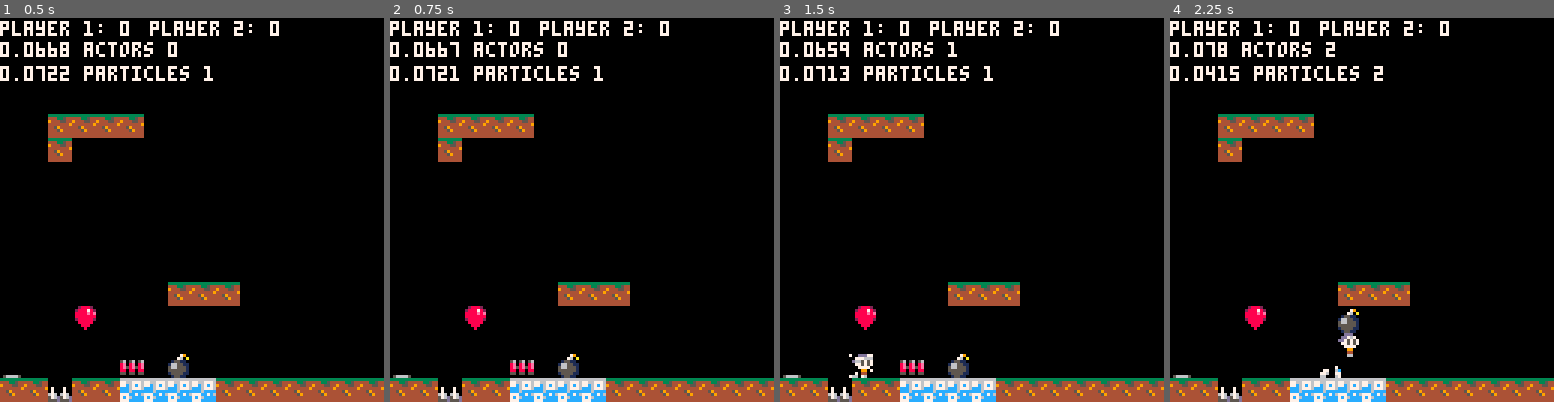
Above: before the commit, frames 1-4 (left to right).
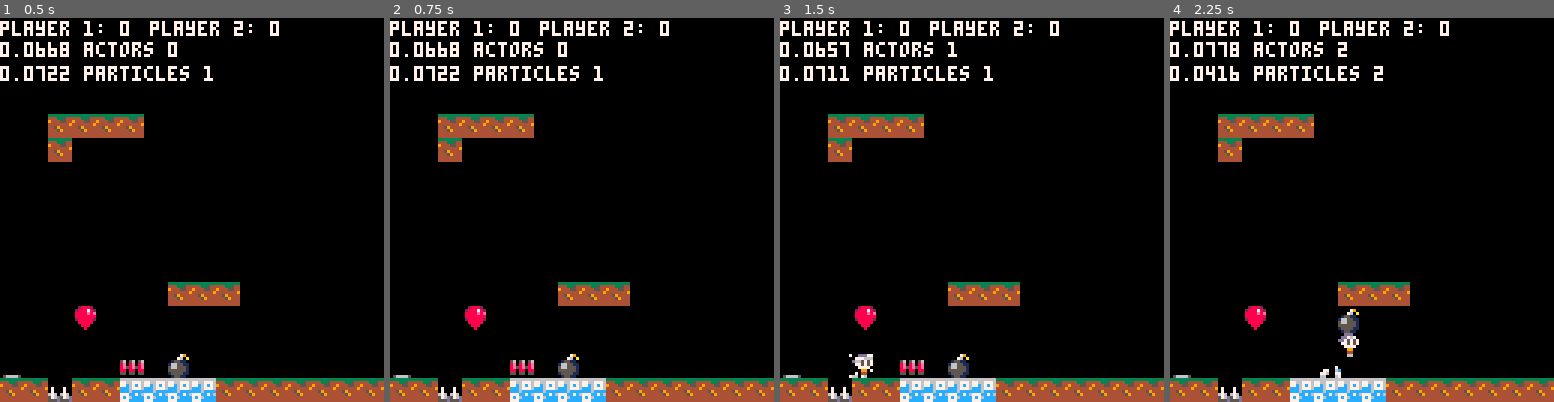
Above: after the commit, the same moments.

Repository: wesen/carts
Game: PICO-8 cartridge games/bump/bump.p8
Same seed, same stepped clock (60 frames per second), same inputs: the game is played once before the commit and once after it.
Inputs:
- Up to frame 1 (0.5 s): tap X (X key) at 0.33 s
- Up to frame 2 (0.75 s): tap O (Z key) at 0.7 s
- Up to frame 3 (1.5 s): tap X (X key) at 1.07 s
- Up to frame 4 (2.25 s): hold Right 1.6-2.1 s; tap O (Z key) at 1.7, 2.1 s; tap X (X key) at 1.85 s; hold Up from 2.15 s (still down)

Frame 1 is identical in both runs. In frame 2, less than 0.1% of the frame differs, in the area x 15-18%, y 7-16%; in frame 3, less than 0.1%; in frame 4, 0.6%, in the area x 12-47%, y 6-16%.

Commit message:
Compute all hitbox in update_bbox for player

Diff:
--- a/games/bump/actors.lua
+++ b/games/bump/actors.lua
@@ -4,7 +4,7 @@
  self.spd_x=0
  self.spd_y=0
  self.is_solid=true
- self.hitbox={x=0,y=0,dimx=8,dimy=8}
+ if (self.hitbox==nil) self.hitbox={x=0,y=0,dimx=8,dimy=8}
  self:update_bbox()
  add(actors,self)
 end)
--- a/games/bump/bump.p8
+++ b/games/bump/bump.p8
@@ -372,7 +372,8 @@
  _crs=_crs or crs
  for cr in all(_crs) do
   if costatus(cr)!='dead' then
-   coresume(cr)
+   _,err=coresume(cr)
+   if (err!=nil) printh("error: "..err)
   else
    del(_crs,cr)
   end
@@ -450,7 +451,7 @@
  self.spd_x=0
  self.spd_y=0
  self.is_solid=true
- self.hitbox={x=0,y=0,dimx=8,dimy=8}
+ if (self.hitbox==nil) self.hitbox={x=0,y=0,dimx=8,dimy=8}
  self:update_bbox()
  add(actors,self)
 end)
@@ -797,6 +798,9 @@
 end
 
 cls_player=subclass(cls_actor,function(self,pos,input_port)
+ self.hitbox={x=2,y=0.5,dimx=4,dimy=7.5}
+ self.head_hitbox={x=0,y=-1,dimx=8,dimy=1}
+ self.feet_hitbox={x=2,y=7,dimx=4,dimy=1}
  cls_actor._ctr(self,pos)
  -- players are handled separately
  add(players,self)
@@ -812,9 +816,6 @@
  self.input_port=input_port
  self.jump_button=cls_button.init(btn_jump, input_port)
  self.spr=1
- self.hitbox={x=2,y=0.5,dimx=4,dimy=7.5}
- self.head_hitbox={x=0,y=-1,dimx=8,dimy=1}
- self.feet_hitbox={x=2,y=7,dimx=4,dimy=1}
 
  self.prev_input=0
  -- we consider we are on the ground for 12 frames
@@ -828,6 +829,19 @@
 
 function cls_player:update_bbox()
  cls_actor.update_bbox(self)
+ self.head_box={
+   aax=self.head_hitbox.x+self.x,
+   aay=self.head_hitbox.y+self.y
+  }
+ self.head_box.bbx=self.head_box.aax+self.head_hitbox.dimx
+ self.head_box.bby=self.head_box.aay+self.head_hitbox.dimy
+
+ self.feet_box={
+   aax=self.feet_hitbox.x+self.x,
+   aay=self.feet_hitbox.y+self.y
+  }
+ self.feet_box.bbx=self.feet_box.aax+self.feet_hitbox.dimx
+ self.feet_box.bby=self.feet_box.aay+self.feet_hitbox.dimy
 end
 
 function cls_player:smoke(spr,dir)
@@ -1011,7 +1025,6 @@
  end
 
  -- interact with players
- local feet_box=hitbox_to_bbox(self.feet_hitbox,v2(self.x,self.y))
  for player in all(players) do
   if self!=player and player.power_up_type!=spr_power_up_invincibility then
    local kill_player=false
@@ -1021,11 +1034,10 @@
     kill_player=true
    else
     -- attack
-    local head_box=hitbox_to_bbox(player.head_hitbox,v2(player.x,player.y))
     local can_attack=not self.on_ground and self.spd_y>0
 
-    if (feet_box:collide(head_box) and can_attack)
-    or do_bboxes_collide(self,player) then
+    if (do_bboxes_collide(self.feet_box,player.head_box) and can_attack)
+       or do_bboxes_collide(self,player) then
      self.spd_y=-2.0
      kill_player=true
     end
--- a/games/bump/coroutines.lua
+++ b/games/bump/coroutines.lua
@@ -5,7 +5,8 @@
  _crs=_crs or crs
  for cr in all(_crs) do
   if costatus(cr)!='dead' then
-   coresume(cr)
+   _,err=coresume(cr)
+   if (err!=nil) printh("error: "..err)
   else
    del(_crs,cr)
   end
--- a/games/bump/player.lua
+++ b/games/bump/player.lua
@@ -12,6 +12,9 @@
 end
 
 cls_player=subclass(cls_actor,function(self,pos,input_port)
+ self.hitbox={x=2,y=0.5,dimx=4,dimy=7.5}
+ self.head_hitbox={x=0,y=-1,dimx=8,dimy=1}
+ self.feet_hitbox={x=2,y=7,dimx=4,dimy=1}
  cls_actor._ctr(self,pos)
  -- players are handled separately
  add(players,self)
@@ -27,9 +30,6 @@
  self.input_port=input_port
  self.jump_button=cls_button.init(btn_jump, input_port)
  self.spr=1
- self.hitbox={x=2,y=0.5,dimx=4,dimy=7.5}
- self.head_hitbox={x=0,y=-1,dimx=8,dimy=1}
- self.feet_hitbox={x=2,y=7,dimx=4,dimy=1}
 
  self.prev_input=0
  -- we consider we are on the ground for 12 frames
@@ -43,6 +43,19 @@
 
 function cls_player:update_bbox()
  cls_actor.update_bbox(self)
+ self.head_box={
+   aax=self.head_hitbox.x+self.x,
+   aay=self.head_hitbox.y+self.y
+  }
+ self.head_box.bbx=self.head_box.aax+self.head_hitbox.dimx
+ self.head_box.bby=self.head_box.aay+self.head_hitbox.dimy
+
+ self.feet_box={
+   aax=self.feet_hitbox.x+self.x,
+   aay=self.feet_hitbox.y+self.y
+  }
+ self.feet_box.bbx=self.feet_box.aax+self.feet_hitbox.dimx
+ self.feet_box.bby=self.feet_box.aay+self.feet_hitbox.dimy
 end
 
 function cls_player:smoke(spr,dir)
@@ -226,7 +239,6 @@
  end
 
  -- interact with players
- local feet_box=hitbox_to_bbox(self.feet_hitbox,v2(self.x,self.y))
  for player in all(players) do
   if self!=player and player.power_up_type!=spr_power_up_invincibility then
    local kill_player=false
@@ -236,11 +248,10 @@
     kill_player=true
    else
     -- attack
-    local head_box=hitbox_to_bbox(player.head_hitbox,v2(player.x,player.y))
     local can_attack=not self.on_ground and self.spd_y>0
 
-    if (feet_box:collide(head_box) and can_attack)
-    or do_bboxes_collide(self,player) then
+    if (do_bboxes_collide(self.feet_box,player.head_box) and can_attack)
+       or do_bboxes_collide(self,player) then
      self.spd_y=-2.0
      kill_player=true
     end
